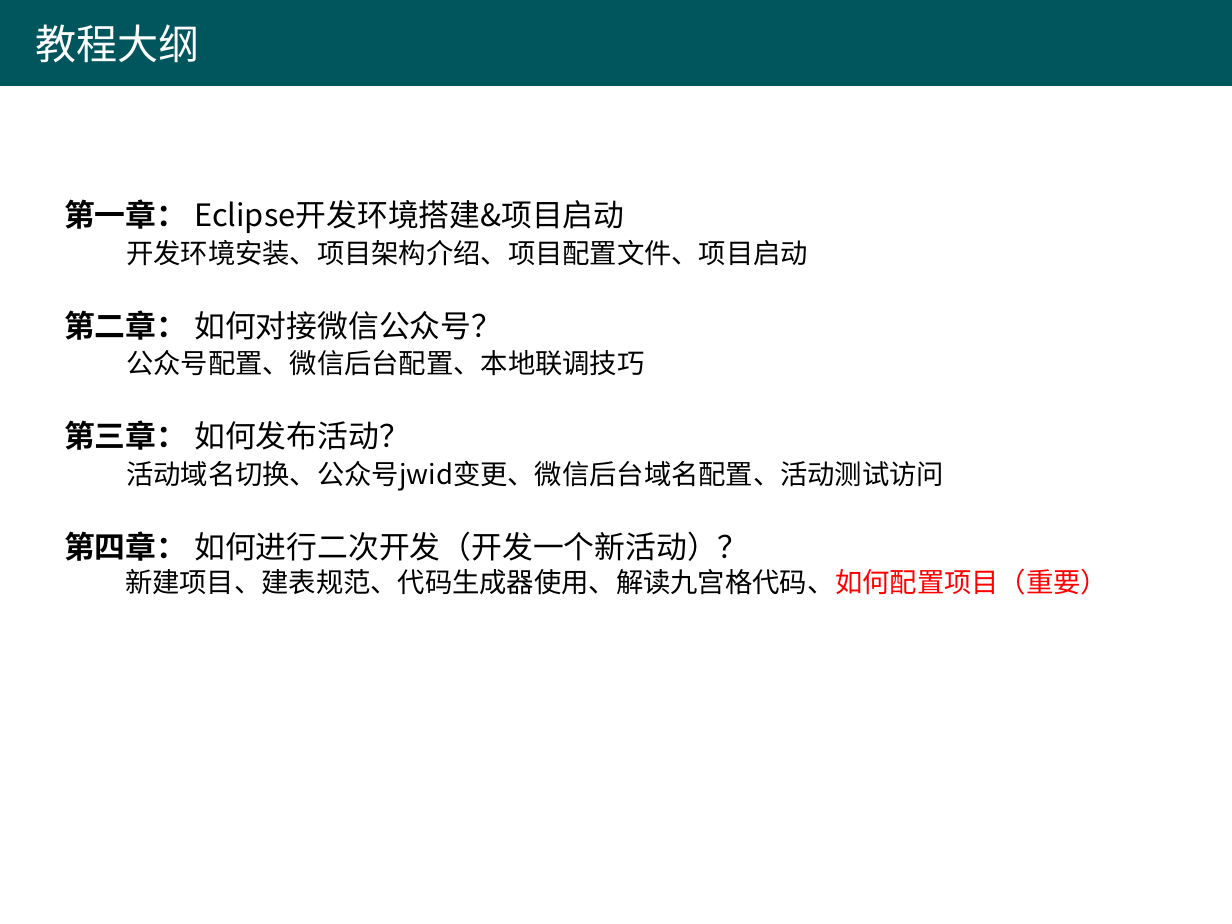
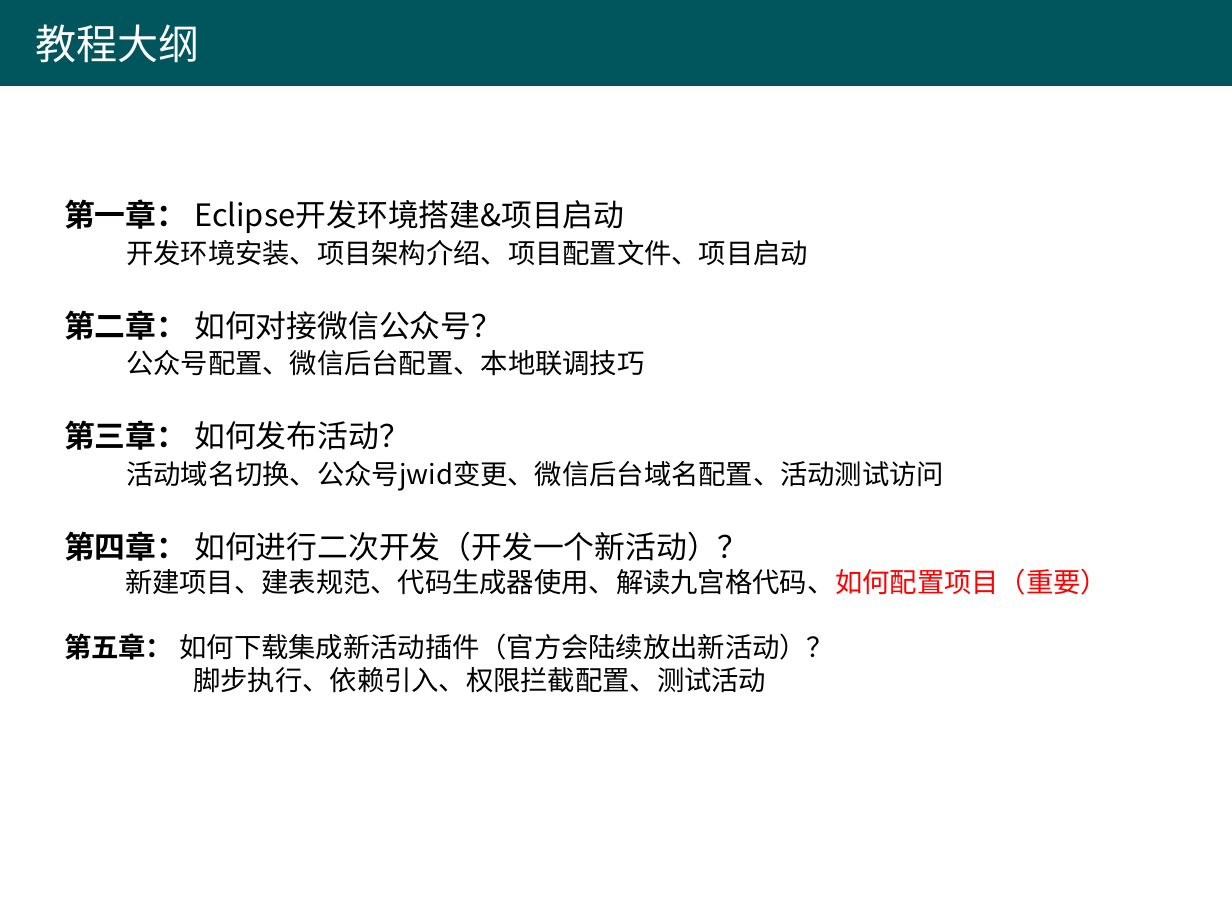
Before and after one commit to Lixianshengchao/h5huodong, a slide deck: slide 2 of 捷微H5活动平台 - 开发入门教程 .ppt. Drawn at 1232x924 pixels with LibreOffice and Linux fonts; fonts in the diff are those of the drawing; background and template pictures are left out. Boxes give left, top, right and bottom in pixels: in the first picture for what was removed or moved away, otherwise in the second. Text is boxed around its words. In the diff, an @@ line names an element or a change of style, - is before the commit and + after.

```diff
--- a/捷微H5活动平台 - 开发入门教程 .ppt
+++ b/捷微H5活动平台 - 开发入门教程 .ppt
@@ text at [64,633,835,693]: paragraphs added @@
+第五章： 如何下载集成新活动插件（官方会陆续放出新活动）？
+脚步执行、依赖引入、权限拦截配置、测试活动
```
Also in this commit, not shown: 3 slides added, 2 other files.
